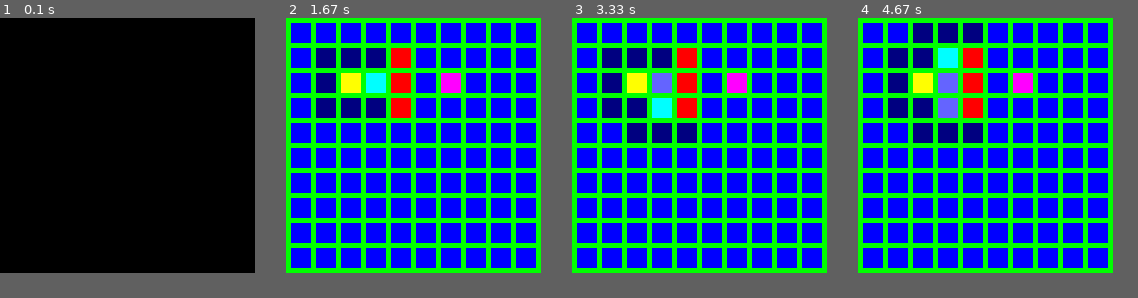
Above: before the commit, frames 1-4 (left to right).
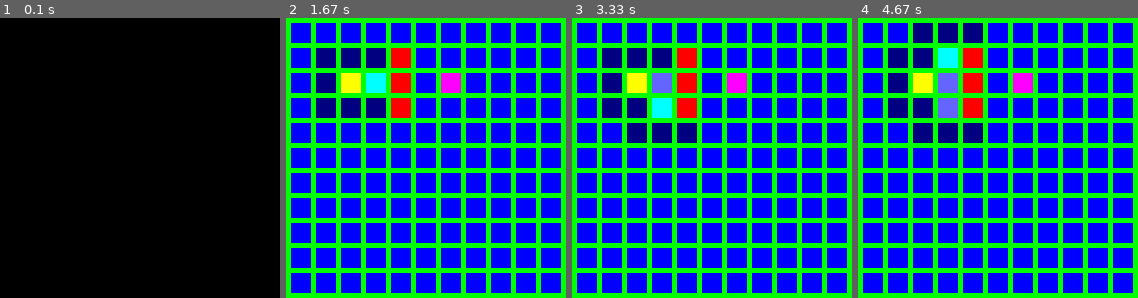
Above: after the commit, the same moments.

Repository: LoganPletcher/Python_OpenGL
Game: pygame game, started from Balls/PyGameTest2.py
The game is run twice, just before and just after one commit, with the same random seed, the same clock (stepped at 60 frames per second) and the same inputs.
Inputs:
- Up to frame 1 (0.1 s): no input
- Up to frame 2 (1.67 s): no input
- Up to frame 3 (3.33 s): no input
- Up to frame 4 (4.67 s): no input
The window is 255x255 before the commit and 280x280 after it. Grey fills any space a smaller window leaves; there, only what the larger window draws over its background counts as a difference.

The runs differ from the first frame. In frame 1, only the window size differs. In frame 2, 6.3% of the frame differs, in the area x 0-100%, y 0-100%; in frame 3, 6.3%; in frame 4, 6.3%.

Commit message:
Edited A* script.

Diff:
--- a/Balls/PyGameTest2.py
+++ b/Balls/PyGameTest2.py
@@ -23,83 +23,83 @@
     for noderow in nodes:
         for node in noderow:
             if node.walkable == True:
-                if node not in openList:
-                    if node not in closedList:
-                        if cnode not in closedList:
-                            closedList.append(cnode)
-                            openList.remove(cnode)
-                        if node.pos[0] == cnode.pos[0]-1:
-                            if node.pos[1] == cnode.pos[1]-1:
-                                node.setG(14+cnode.g)
-                                node.setH(int(pythagorean(node, onode) * 10))
-                                for noderow2 in nodes:
-                                    for node2 in noderow:
-                                        if node2 == cnode:
-                                            node.parent = node2
-                                openList.append(node)
-                            elif node.pos[1] == cnode.pos[1]:
-                                node.setG(10+cnode.g)
-                                node.setH(int(pythagorean(node, onode) * 10))
-                                for noderow2 in nodes:
-                                    for node2 in noderow:
-                                        if node2 == cnode:
-                                            node.parent = node2
-                                openList.append(node)
-                            elif node.pos[1] == cnode.pos[1]+1:
-                                node.setG(14+cnode.g)
-                                node.setH(int(pythagorean(node, onode) * 10))
-                                for noderow2 in nodes:
-                                    for node2 in noderow:
-                                        if node2 == cnode:
-                                            node.parent = node2
-                                openList.append(node)
-                        elif node.pos[0] == cnode.pos[0]:
-                            if node.pos[1] == cnode.pos[1]-1:
-                                node.setG(10+cnode.g)
-                                node.setH(int(pythagorean(node, onode) * 10))
-                                for noderow2 in nodes:
-                                    for node2 in noderow:
-                                        if node2 == cnode:
-                                            node.parent = node2
-                                openList.append(node)
-                            elif node.pos[1] == cnode.pos[1]+1:
-                                node.setG(10+cnode.g)
-                                node.setH(int(pythagorean(node, onode) * 10))
-                                for noderow2 in nodes:
-                                    for node2 in noderow:
-                                        if node2 == cnode:
-                                            node.parent = node2
-                                openList.append(node)
-                        elif node.pos[0] == cnode.pos[0]+1:
-                            if node.pos[1] == cnode.pos[1]-1:
-                                node.setG(14+cnode.g)
-                                node.setH(int(pythagorean(node, onode) * 10))
-                                for noderow2 in nodes:
-                                    for node2 in noderow:
-                                        if node2 == cnode:
-                                            node.parent = node2
-                                openList.append(node)
-                            elif node.pos[1] == cnode.pos[1]:
-                                node.setG(10+cnode.g)
-                                node.setH(int(pythagorean(node, onode) * 10))
-                                for noderow2 in nodes:
-                                    for node2 in noderow:
-                                        if node2 == cnode:
-                                            node.parent = node2
-                                openList.append(node)
-                            elif node.pos[1] == cnode.pos[1]+1:
-                                node.setG(14+cnode.g)
-                                node.setH(int(pythagorean(node, onode) * 10))
-                                for noderow2 in nodes:
-                                    for node2 in noderow:
-                                        if node2 == cnode:
-                                            node.parent = node2
-                                openList.append(node)
+                    if node not in openList:
+                        if node not in closedList:
+                            if cnode not in closedList:
+                                closedList.append(cnode)
+                                openList.remove(cnode)
+                            if node.pos[0] == cnode.pos[0]-1:
+                                if node.pos[1] == cnode.pos[1]-1:
+                                    node.setG(14+cnode.g)
+                                    node.setH(int(pythagorean(node, onode) * 10))
+                                    for noderow2 in nodes:
+                                        for node2 in noderow:
+                                            if node2 == cnode:
+                                                node.parent = node2
+                                    openList.append(node)
+                                elif node.pos[1] == cnode.pos[1]:
+                                    node.setG(10+cnode.g)
+                                    node.setH(int(pythagorean(node, onode) * 10))
+                                    for noderow2 in nodes:
+                                        for node2 in noderow:
+                                            if node2 == cnode:
+                                                node.parent = node2
+                                    openList.append(node)
+                                elif node.pos[1] == cnode.pos[1]+1:
+                                    node.setG(14+cnode.g)
+                                    node.setH(int(pythagorean(node, onode) * 10))
+                                    for noderow2 in nodes:
+                                        for node2 in noderow:
+                                            if node2 == cnode:
+                                                node.parent = node2
+                                    openList.append(node)
+                            elif node.pos[0] == cnode.pos[0]:
+                                if node.pos[1] == cnode.pos[1]-1:
+                                    node.setG(10+cnode.g)
+                                    node.setH(int(pythagorean(node, onode) * 10))
+                                    for noderow2 in nodes:
+                                        for node2 in noderow:
+                                            if node2 == cnode:
+                                                 node.parent = node2
+                                    openList.append(node)
+                                elif node.pos[1] == cnode.pos[1]+1:
+                                    node.setG(10+cnode.g)
+                                    node.setH(int(pythagorean(node, onode) * 10))
+                                    for noderow2 in nodes:
+                                        for node2 in noderow:
+                                            if node2 == cnode:
+                                                node.parent = node2
+                                    openList.append(node)
+                            elif node.pos[0] == cnode.pos[0]+1:
+                                if node.pos[1] == cnode.pos[1]-1:
+                                    node.setG(14+cnode.g)
+                                    node.setH(int(pythagorean(node, onode) * 10))
+                                    for noderow2 in nodes:
+                                        for node2 in noderow:
+                                            if node2 == cnode:
+                                                node.parent = node2
+                                    openList.append(node)
+                                elif node.pos[1] == cnode.pos[1]:
+                                    node.setG(10+cnode.g)
+                                    node.setH(int(pythagorean(node, onode) * 10))
+                                    for noderow2 in nodes:
+                                        for node2 in noderow:
+                                            if node2 == cnode:
+                                                node.parent = node2
+                                    openList.append(node)
+                                elif node.pos[1] == cnode.pos[1]+1:
+                                    node.setG(14+cnode.g)
+                                    node.setH(int(pythagorean(node, onode) * 10))
+                                    for noderow2 in nodes:
+                                        for node2 in noderow:
+                                            if node2 == cnode:
+                                                node.parent = node2
+                                    openList.append(node)
 
 
 pygame.init()
 pygame.font.init()
-screen = pygame.display.set_mode((255,255))
+screen = pygame.display.set_mode((280,280))
 red = (255,0,0)
 green = (0,255,0)
 blue = (0,0,255)
@@ -111,11 +111,12 @@
 pink = (255,200,200)
 yellow = (255,255,0)
 purple = (255,0,255)
+hotpink = (255,0,200)
 screen.fill(green)
 nodes = []
-for y in range(0,10):
+for y in range(0,11):
     noderow = []
-    for x in range(0,10):
+    for x in range(0,11):
         node = Nodes.Node(y,x)
         noderow.append(node)
     nodes.append(noderow)
@@ -163,6 +164,15 @@
                          (agentnode.left, agentnode.top, agentnode.width, agentnode.height))
         pygame.draw.rect(screen, cyan,
                          (cnode.left, cnode.top, cnode.width, cnode.height))
+        '''if cnode == onode:
+            for noderow in nodes:
+                for node in noderow:
+                    if node == cnode:
+                        pygame.draw.line(screen, hotpink,
+                                             (node.left+10, node.top+10), (node.parent.left+10, node.parent.top+10), 1)
+                        pygame.draw.line(screen, hotpink,
+                                             (node.parent.left+10, node.parent.top+10), (node.parent.parent.left+10, node.parent.parent.top+10), 1)'''
+
         if not cnode == onode:
             for node in openList:
                 Fs = []
